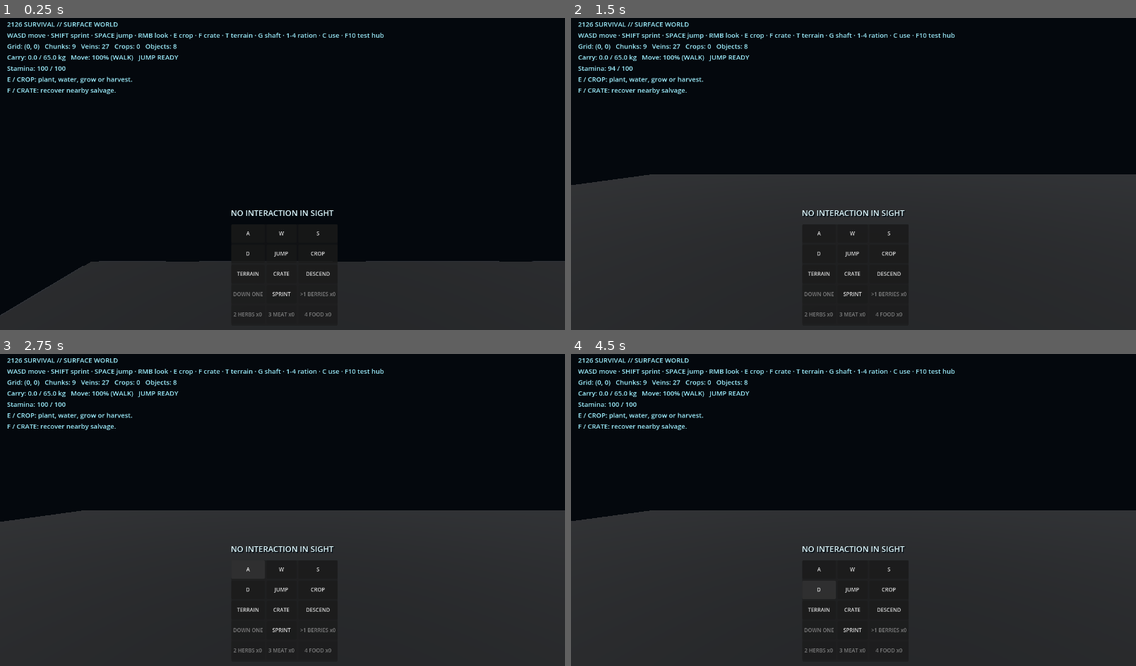
Above: before the commit, frames 1-4 (two rows, left to right).
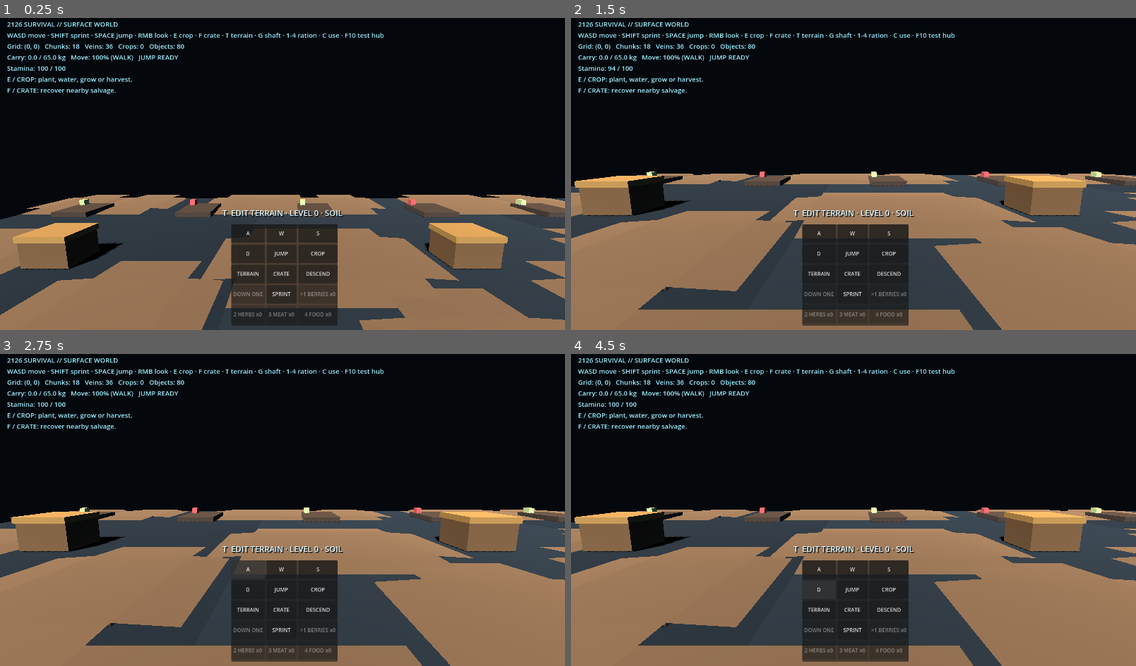
Above: after the commit, the same moments.

Repository: qaqp980520-prog/2126-Survival
Game: Godot game, scene res://world/SurfaceWorld.tscn
Same seed, same stepped clock (60 frames per second), same inputs: the game is played once before the commit and once after it.
Inputs (mouse positions are in pixels of both pictures, inside the frame that each line leads up to):
- Up to frame 1 (0.25 s): no input
- Up to frame 2 (1.5 s): tap Enter at 0.5 s; move the mouse to (977, 155) at 0.52 s; hold Right 0.53-1.25 s; tap Q at 0.6 s; click (977, 155) at 0.67 s; tap Space at 0.77 s; drag from (740, 186) to (825, 236) at 1.27 s
- Up to frame 3 (2.75 s): click "A" at 2 s
- Up to frame 4 (4.5 s): click "W" at 2.75 s; click "S" at 3.5 s; click "D" at 4.25 s

The runs differ from the first frame. In frame 1, 36% of the frame differs, in the area x 0-100%, y 8-100%; in frame 2, 40%; in frame 3, 40%; in frame 4, 40%.
Error before the commit: Parse Error: Identifier "BOX_HEIGHT" not declared in the current scope. (res://systems/SurfaceTerrainPatch.gd:130)

Commit message:
fix: initialize segmented terrain visuals from live patch height

Diff:
--- a/systems/SurfaceTerrainPatch.gd
+++ b/systems/SurfaceTerrainPatch.gd
@@ -124,10 +124,11 @@
 	add_child(_interaction_area)
 
 func _build_visual() -> void:
+	var initial_box_height: float = maxf(0.05, get_top_height())
 	_surface_mesh=MeshInstance3D.new()
 	_surface_mesh.name="TerrainSurfaceMesh"
 	var initial_surface_mesh := BoxMesh.new()
-	initial_surface_mesh.size = Vector3(PATCH_SIZE, BOX_HEIGHT, PATCH_SIZE)
+	initial_surface_mesh.size = Vector3(PATCH_SIZE, initial_box_height, PATCH_SIZE)
 	_surface_mesh.mesh = initial_surface_mesh
 	_collision_body.add_child(_surface_mesh)
 	for x_index in range(3):
@@ -135,7 +136,7 @@
 			var segment := MeshInstance3D.new()
 			segment.name = "TerrainSurfaceSegment_X%d_Z%d" % [x_index, z_index]
 			var initial_segment_mesh := BoxMesh.new()
-			initial_segment_mesh.size = Vector3(0.1, BOX_HEIGHT, 0.1)
+			initial_segment_mesh.size = Vector3(0.1, initial_box_height, 0.1)
 			segment.mesh = initial_segment_mesh
 			segment.visible = false
 			_collision_body.add_child(segment)
@@ -370,9 +371,7 @@
 func _clear_neighbor_edge_state_local(side: String) -> void:
 	_neighbor_patches.erase(side)
 	_neighbor_edge_states.erase(side)
-	_shared_transition_sides.erase(side)
 	_refresh_edge_ramp_state(side)
-	_refresh_collision_segmentation()
 
 func _refresh_bound_neighbors() -> void:
 	var local_state: Dictionary = get_world_object_state()
